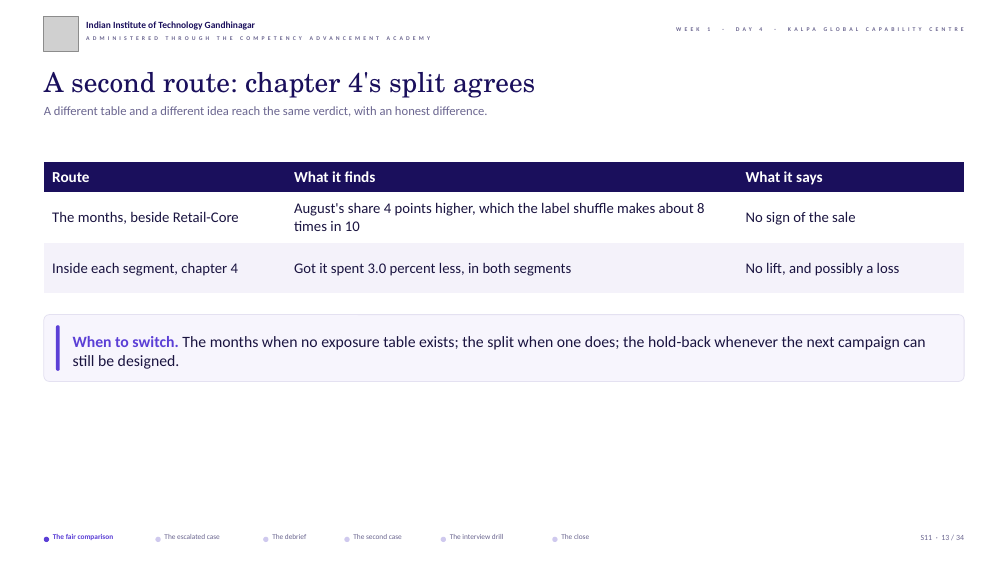
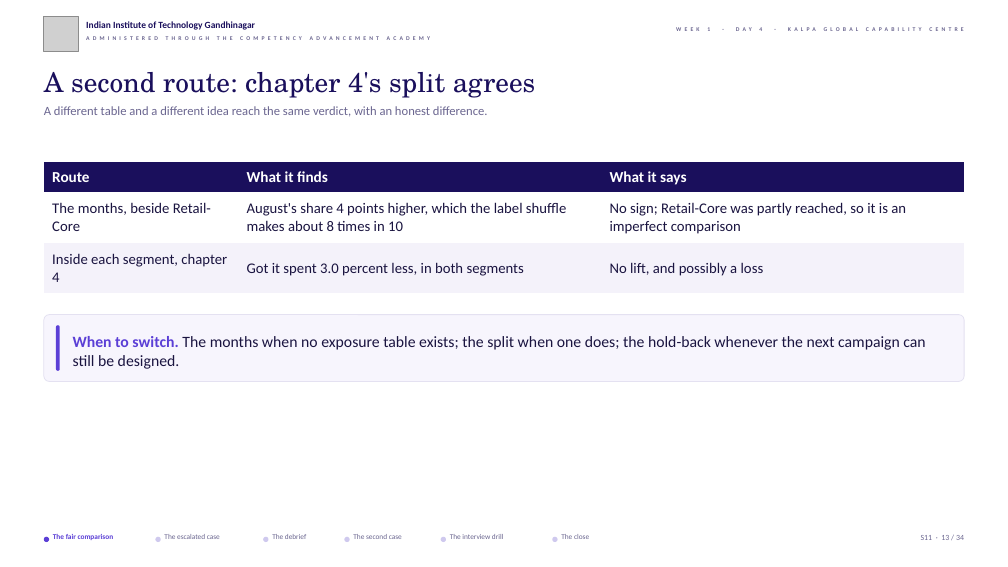
Before and after one commit to fde-academy-lab/c2-content-factory, a slide deck: slide 13 of content/W01/D4/slides/C2_W01_D04_half2_STUDENT.pptx. Drawn at 1008x567 pixels with LibreOffice and Linux fonts; fonts in the diff are those of the drawing; grey boxes stand for pictures; background and template pictures are left out. Boxes give left, top, right and bottom in pixels: in the first picture for what was removed or moved away, otherwise in the second. Text is boxed around its words. In the diff, an @@ line names an element or a change of style, - is before the commit and + after.

```diff
--- a/content/W01/D4/slides/C2_W01_D04_half2_STUDENT.pptx
+++ b/content/W01/D4/slides/C2_W01_D04_half2_STUDENT.pptx
@@ table at [44, 162, 964, 293] @@
-row 2, column 3: No sign of the sale
+row 2, column 3: No sign; Retail-Core was partly reached, so it is an imperfect comparison
```
Also in this commit, not shown: 2 other slides changed, 12 other files.
